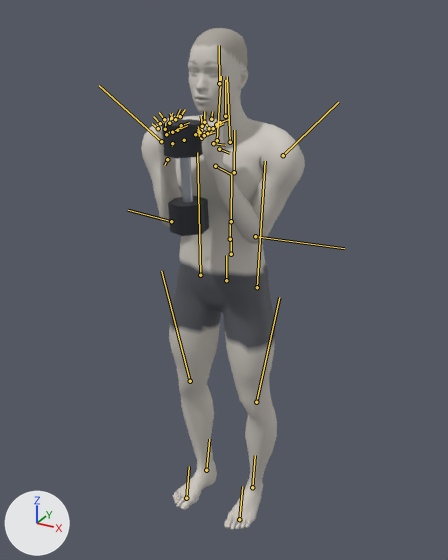
The glTF model exports/dumbbell-good-morning.glb as it was, and as the next commit left it.
The view is the same before and after, from a 50 mm lens placed at (0.954, -1.781, 1.854), pointed at (0.007, -0.059, 0.993). Arrows for +X, +Y and +Z are at lower left; the lights stay in place. The first picture is the older version. Both versions are drawn at frame 21 of the action 'dumbbell-good-morning'; the numbers are the values there. The bones that change, and the others that lie on the model, are drawn over the model as lines.
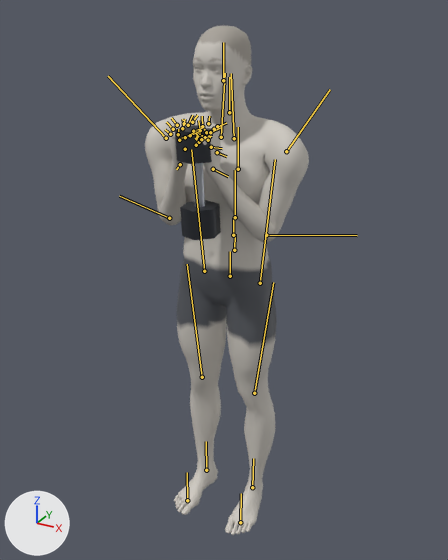
ob_dbr_right is not drawn itself; it is the parent of ob_mesh_1, ob_mesh_2, ob_mesh_3.

Pixel boxes (x1, y1, x2, y2) of what changed, in the pictures (448 x 560 px):
'Mesh_0', posed: before (141, 28, 305, 530); after (145, 26, 309, 535)
'Mesh_2', posed: before (168, 196, 209, 236); after (180, 200, 221, 240)
'Mesh_3', posed: before (162, 119, 204, 159); after (175, 125, 216, 164)
bone 'pelvis', root to tip: before (226, 280) to (226, 255); after (230, 276) to (230, 251)
bone 'upperarm_l', root to tip: before (283, 155) to (338, 102); after (286, 151) to (330, 89)
bone 'lowerarm_l', root to tip: before (255, 236) to (344, 248); after (266, 235) to (357, 235)
bone 'hand_l', root to tip: before (215, 166) to (230, 174); after (213, 169) to (228, 176)
bone 'upperarm_r', root to tip: before (161, 141) to (99, 85); after (166, 138) to (108, 76)
bone 'lowerarm_r', root to tip: before (171, 221) to (128, 210); after (169, 218) to (119, 196)
bone 'hand_r', root to tip: before (167, 159) to (164, 165); after (180, 164) to (176, 169)
bone 'thigh_l', root to tip: before (257, 287) to (265, 161); after (260, 283) to (275, 159)
bone 'calf_l', root to tip: before (256, 402) to (279, 297); after (254, 393) to (273, 282)
bone 'foot_l', root to tip: before (252, 487) to (255, 455); after (252, 487) to (253, 458)
bone 'thigh_r', root to tip: before (200, 275) to (197, 152); after (204, 271) to (191, 149)
bone 'calf_r', root to tip: before (190, 381) to (161, 271); after (202, 377) to (187, 264)
bone 'foot_r', root to tip: before (206, 470) to (209, 439); after (206, 470) to (206, 441)

The edits, one by one:
Bone 'pelvis' (bone_pelvis) moves from (0.022, -0.001, 0.0) to (-0.005, 0.005, 0.0).
Bone 'upperarm_l' (bone_upperarm_l) turns from (-59, -24, 21) to (-54, -32, 19) degrees about its own x, y and z.
Bone 'lowerarm_l' (bone_lowerarm_l) turns from (-25, -56, 81) to (-21, -55, 75) degrees about its own x, y and z.
Bone 'hand_l' (bone_hand_l) turns from (26, -21, 11) to (36, -22, 15) degrees about its own x, y and z.
Bone 'upperarm_r' (bone_upperarm_r) turns from (59, 24, 21) to (54, 32, 19) degrees about its own x, y and z.
Bone 'lowerarm_r' (bone_lowerarm_r) turns from (25, 56, 81) to (21, 55, 75) degrees about its own x, y and z.
Bone 'hand_r' (bone_hand_r) turns from (-26, 21, 11) to (-36, 22, 15) degrees about its own x, y and z.
Bone 'thigh_l' (bone_thigh_l) turns from (-2, 8, 1) to (-5, 8, -1) degrees about its own x, y and z.
Bone 'calf_l' (bone_calf_l) turns from (-8, 1, -7) to (-2, 0, 1) degrees about its own x, y and z.
Bone 'foot_l' (bone_foot_l) turns from (9, -7, 14) to (7, -4, 0) degrees about its own x, y and z.
Bone 'thigh_r' (bone_thigh_r) turns from (2, -8, 1) to (5, -8, -1) degrees about its own x, y and z.
Bone 'calf_r' (bone_calf_r) turns from (8, -1, -7) to (2, 0, 1) degrees about its own x, y and z.
Bone 'foot_r' (bone_foot_r) turns from (-9, 7, 14) to (-7, 4, 0) degrees about its own x, y and z.
